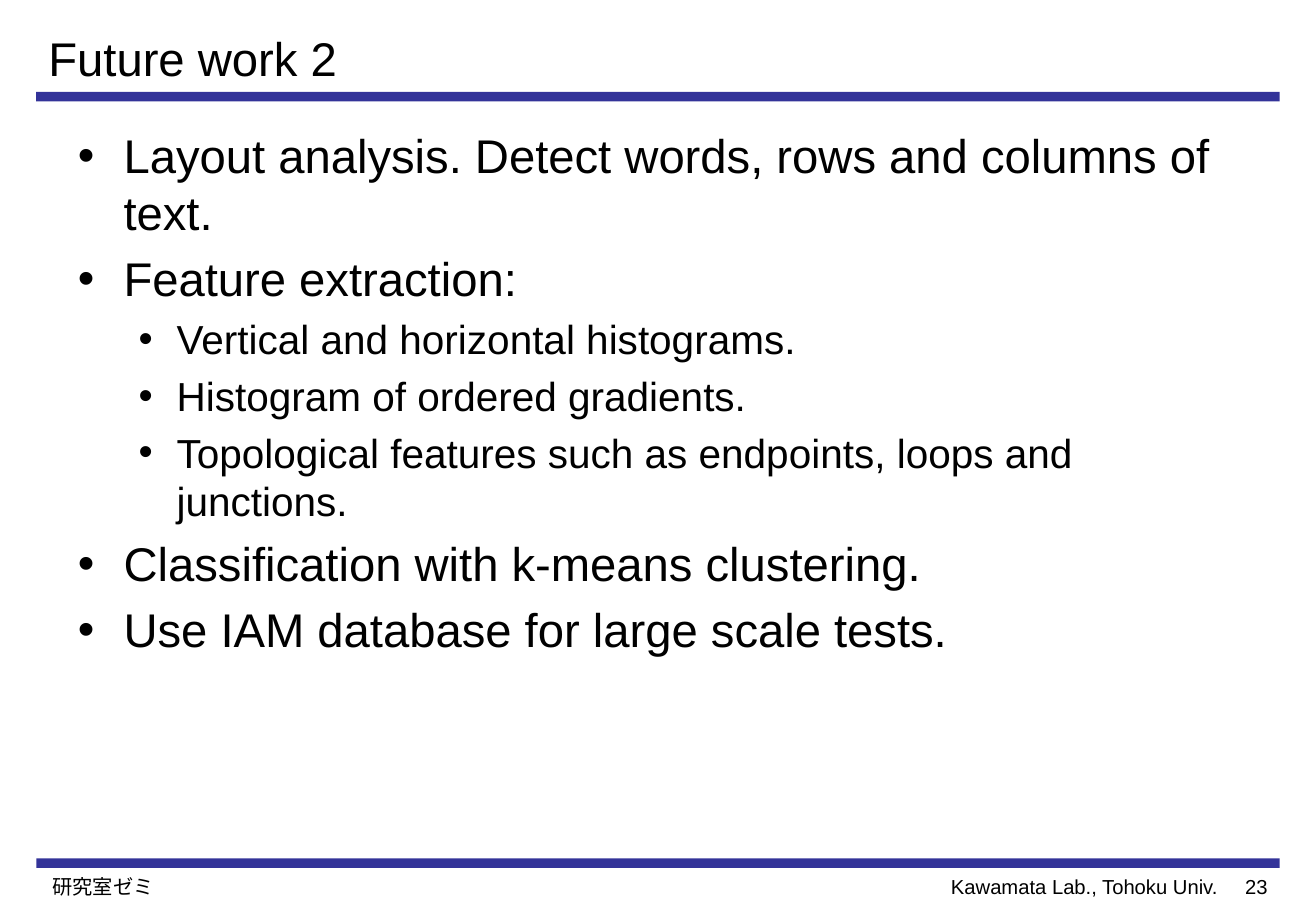
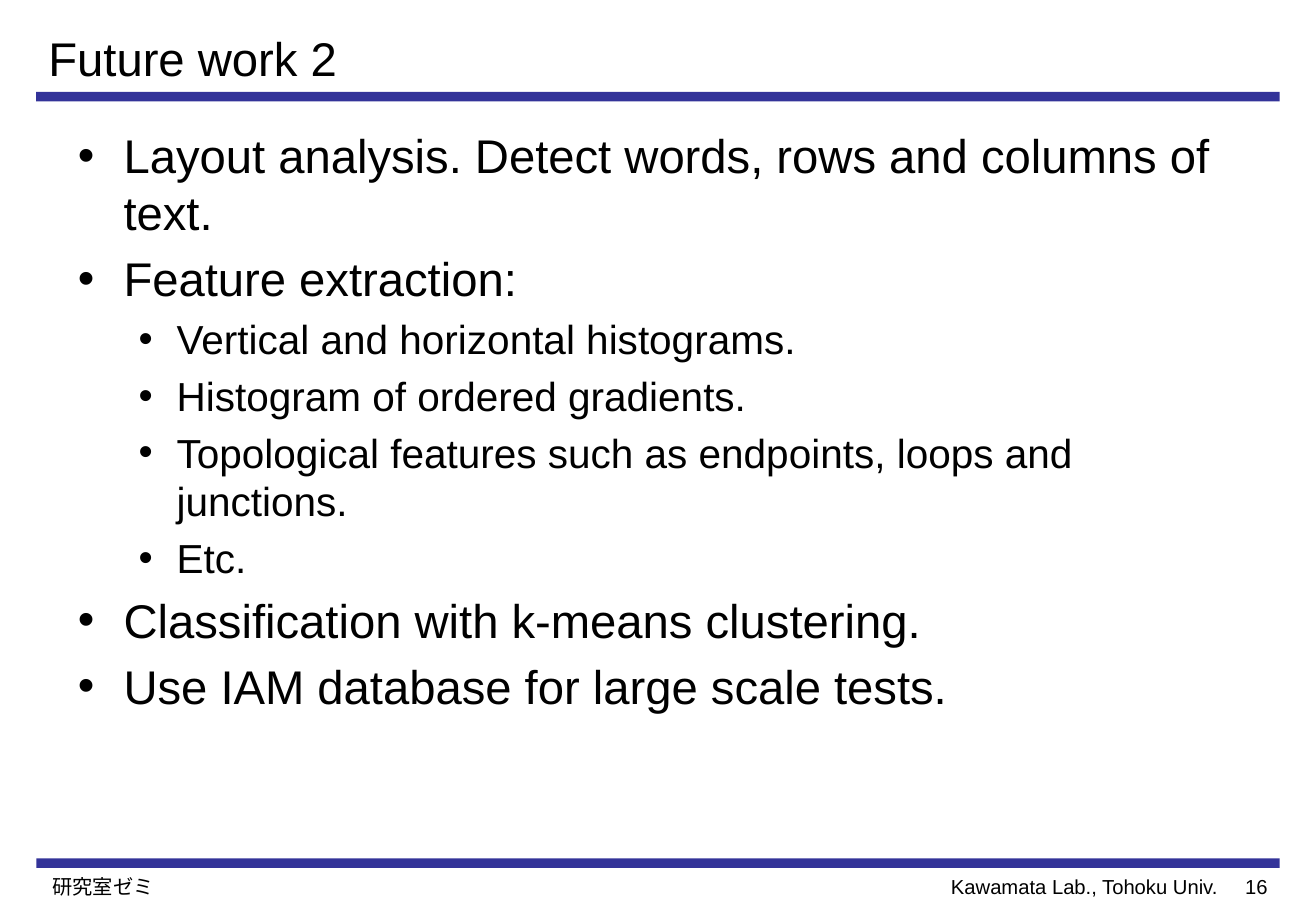
Before and after one commit to Perttu-/Handwriting-recognition, a slide deck: slide 17 of reports & presentations/Preprocessing and Feature Extraction for.pptx (slide 24 before the commit). Drawn at 1316x911 pixels with LibreOffice and Linux fonts; fonts in the diff are those of the drawing. Boxes give left, top, right and bottom in pixels: in the first picture for what was removed or moved away, otherwise in the second. Text is boxed around its words. In the diff, an @@ line names an element or a change of style, - is before the commit and + after.

```diff
--- a/reports & presentations/Preprocessing and Feature Extraction for.pptx
+++ b/reports & presentations/Preprocessing and Feature Extraction for.pptx
@@ text at box(177, 545, 247, 574): paragraph added @@
+  • Etc.
@@ page number at box(1245, 880, 1267, 895): text changed @@
-23
+16
```
Also in this commit, not shown: 7 other slides changed, 7 slides removed, 56 other files.
